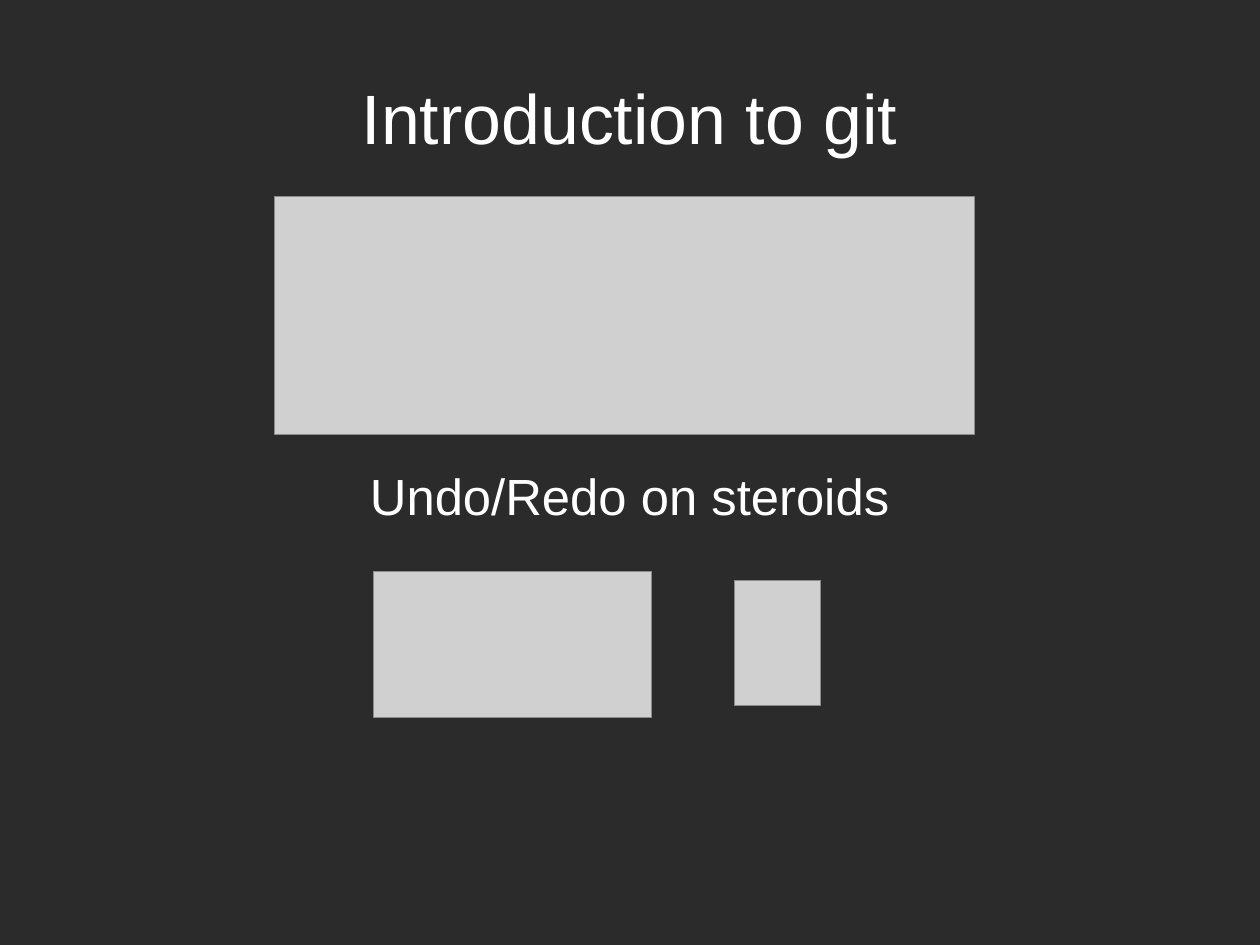
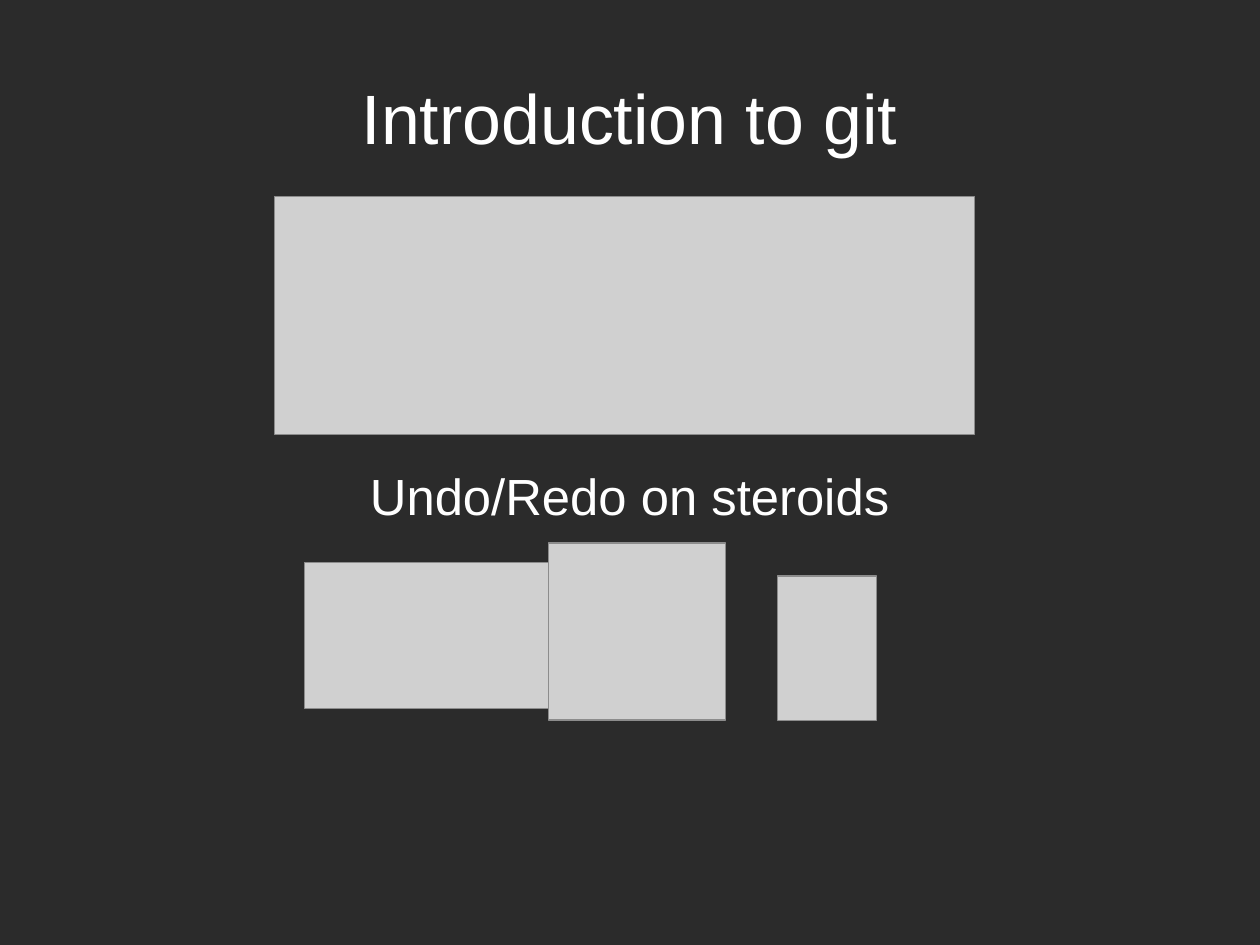
Before and after one commit to hwdegroot/days-of-code, a slide deck: slide 1 of presentation/zee-slides.odp. Drawn at 1260x945 pixels with LibreOffice and Linux fonts; fonts in the diff are those of the drawing; grey boxes stand for pictures; background and template pictures are left out; a plain dark background stands for a picture behind light text. Boxes give left, top, right and bottom in pixels: in the first picture for what was removed or moved away, otherwise in the second. Text is boxed around its words. In the diff, an @@ line names an element or a change of style, - is before the commit and + after.

```diff
--- a/presentation/zee-slides.odp
+++ b/presentation/zee-slides.odp
@@ picture: place and size @@
-picture at bbox=[374, 572, 652, 718]
+picture at bbox=[305, 563, 583, 709]
@@ picture added at bbox=[549, 543, 726, 720] @@
@@ picture: place and size @@
-picture at bbox=[735, 581, 821, 705]
+picture at bbox=[777, 576, 877, 720]
```
Also in this commit, not shown: 4 other slides changed, 2 slides added, 1 slide removed, 6 other files.
